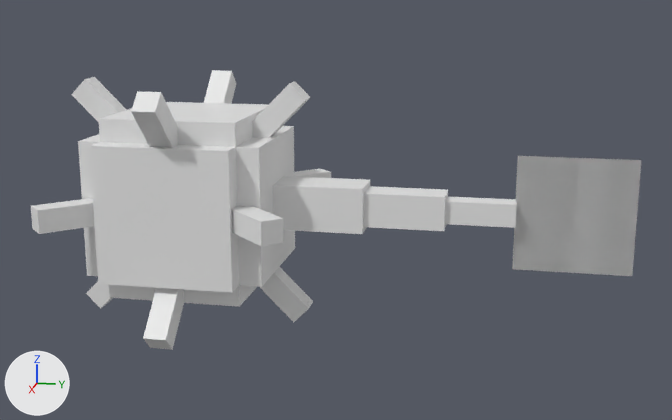
A saved change to the Blender file guardian/guardian.blend.
Camera for both pictures: a camera (50 mm lens) standing at (15.79, 5.81, 6.11) and looking at (0.04, 2.66, 2.17). Arrows for +X, +Y and +Z are at lower left; the lights stay in place.
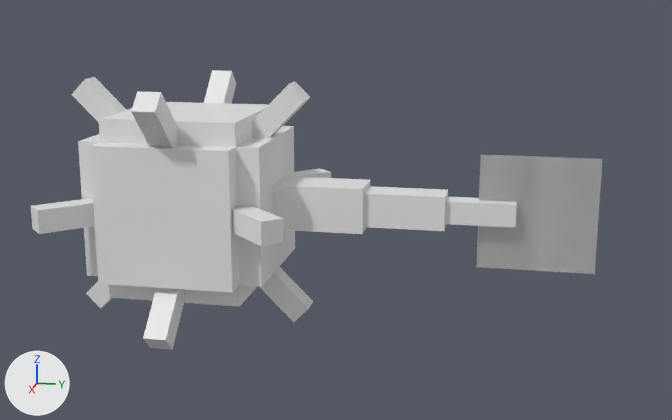
Changed parts and their boxes (x1, y1, x2, y2) in the pictures (672 x 420 px):
'Plane', moved
    before: (518, 156, 641, 275)
    after: (482, 155, 603, 274)
'Plane.001', moved
    before: (512, 157, 632, 276)
    after: (476, 155, 594, 274)

Patch to the scene script:
```diff
--- a/guardian/guardian.blend.py
+++ b/guardian/guardian.blend.py
@@ ob_plane_001 @@
 ob_plane_001 = bpy.data.objects.new('Plane.001', me_plane_001)
-ob_plane_001.location = (0.0, 6.77, 2.25)
+ob_plane_001.location = (0.0, 6.15, 2.25)
@@ ob_plane @@
 ob_plane = bpy.data.objects.new('Plane', me_plane)
-ob_plane.location = (0.0, 6.77, 2.25)
+ob_plane.location = (0.0, 6.15, 2.25)
```
